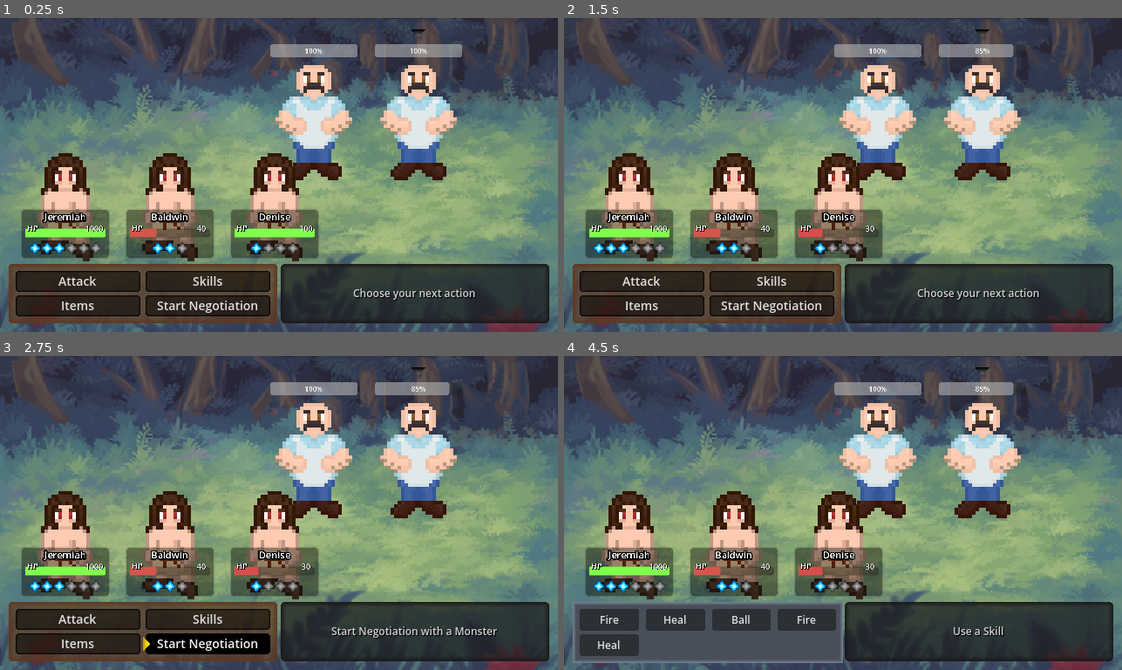
Above: before the commit, frames 1-4 (two rows, left to right).
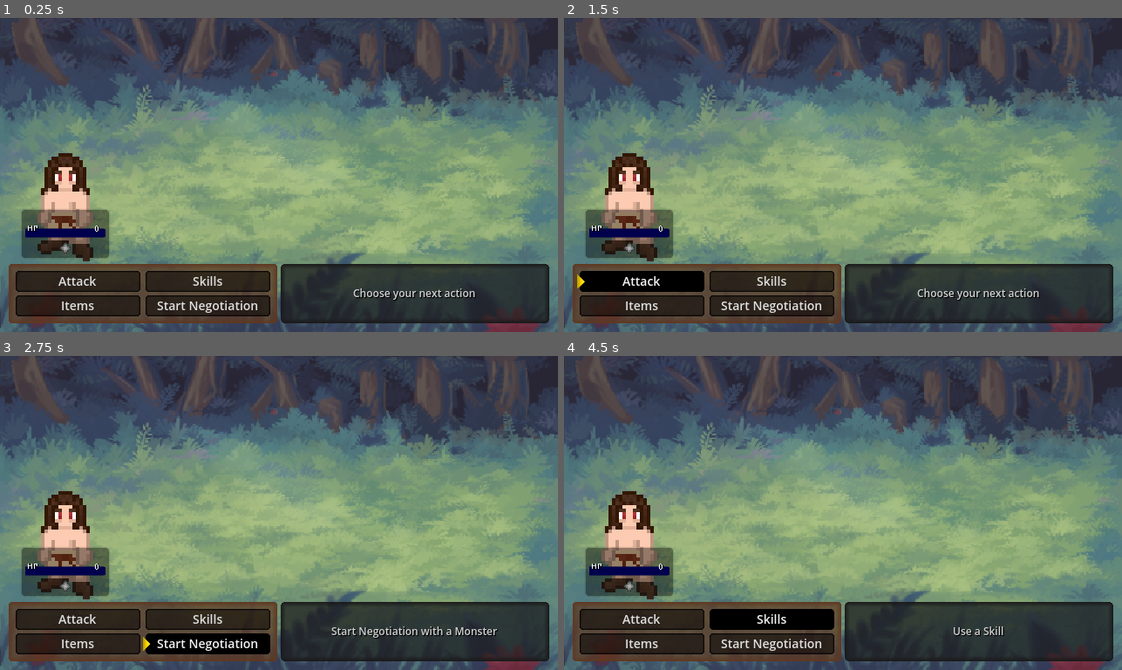
Above: after the commit, the same moments.

Repository: Willi-bot/GameProject
Game: Godot game, scene res://scenes/battle/battle.tscn
Two runs of this game, one before a commit and one after it. Both use one fixed random seed, a clock stepped at 60 frames per second and the inputs below. This scene is started directly instead of the project's main scene.
Inputs (mouse positions are in pixels of both pictures, inside the frame that each line leads up to):
- Up to frame 1 (0.25 s): no input
- Up to frame 2 (1.5 s): click "Attack" at 0.5 s; click (982, 121) at 1.27 s
- Up to frame 3 (2.75 s): click "Start Negotiation" at 2 s
- Up to frame 4 (4.5 s): click "Start Negotiation" at 2.75 s; click "Items" at 3.5 s; click "Skills" at 4.25 s

The runs differ from the first frame. In frame 1, 16% of the frame differs, in the area x 4-83%, y 3-78%; in frame 2, 17%; in frame 3, 15%; in frame 4, 24%, in the area x 1-82%, y 3-98%.
Error after the commit: Attempt to call function 'get_as_text' in base 'null instance' on a null instance. (res://scenes/battle/battle_manager.gd:139)

Commit message:
load battle data from persistent storage.

Diff:
--- a/gameproject/GlobalState.gd
+++ b/gameproject/GlobalState.gd
@@ -1,57 +1,118 @@
 extends Node
 
-@export var current_level: int = 1
-@export var elapsed_time: float = 0.0
-@export var gold: int = 42
-@export var playerName: String = "Jeremy"
-@export var currentHealth: int = 13
-@export var maxHealth: int = 78
-@export var run_in_progress: bool = false
+@export var current_level: int
+@export var elapsed_time: float
+@export var gold: int
+@export var run_in_progress: bool
+@export var player_name: String
+@export var current_hp: int
+@export var max_hp: int
+@export var current_mp: int
+@export var max_mp: int
+@export var agility: int
+@export var damage: int
+
+@export var team = []
+
+var default_state = {
+	"current_level": 1,
+	"elapsed_time": 0.0,
+	"gold": 0,
+	"player_name": "Willbert",
+	"currentHealth": 80,
+	"max_hp": 1200,
+	"current_hp": 1200,
+	"max_mp": 5,
+	"current_mp": 3,
+	"agility": 3,
+	"damage": 120,
+	"run_in_progress": false,
+	"team": [
+		{
+			"name": "Hazard",
+			"max_hp": 300,
+			"current_hp": 300,
+			"max_mp": 5,
+			"current_mp": 5,
+			"damage": 80,
+			"agility": 5,
+			"skills": ["whiplash"],
+			"sprite": "res://creatures/sprites/hazard.png"
+		},
+		{
+			"name": "Meanion",
+			"max_hp": 300,
+			"current_hp": 300,
+			"max_mp": 5,
+			"current_mp": 5,
+			"damage": 80,
+			"agility": 5,
+			"skills": ["whiplash"],
+			"sprite": "res://creatures/sprites/meanion.png"
+		}
+	]
+}
 
 func _ready() -> void:
 	load_state()
 
 func start_new_run() -> void:
+	# Reset global state to default values
+	for key in default_state.keys():
+		self.set(key, default_state[key])
 	get_tree().paused = false
-	current_level = 1
-	elapsed_time = 0.0
 	run_in_progress = true
 	get_tree().change_scene_to_file("res://scenes/overworld/overworld.tscn")
 
-
 func save_state() -> void:
-	var save_data = {
-		"current_level": current_level,
-		"elapsed_time": elapsed_time,
-		"gold": gold,
-		"playerName": playerName,
-		"currentHealth": currentHealth,
-		"maxHealth": maxHealth,
-		"run_in_progress": run_in_progress
-	}
+	var save_data = {}
+	for key in default_state.keys():
+		save_data[key] = self.get(key)
 	var file = FileAccess.open("user://save_game.json", FileAccess.WRITE)
-	if file:
-		file.store_string(JSON.stringify(save_data))
-		file.close()
-		print("File saved successfully", save_data)
+	file.store_string(JSON.stringify(save_data))
+	file.close()
+	print("Succesfully saved state", save_data)
 
 func load_state() -> void:
 	if FileAccess.file_exists("user://save_game.json"):
 		var file = FileAccess.open("user://save_game.json", FileAccess.READ)
-		if file:
-			var json = JSON.new()
-			var result = json.parse(file.get_as_text())
-			var save_data = json.get_data()
-			file.close()
-			current_level = save_data.get("current_level", 1)
-			elapsed_time = save_data.get("elapsed_time", 0.0)
-			gold = save_data.get("gold", 42)
-			playerName = save_data.get("playerName", "Jeremy")
-			currentHealth = save_data.get("currentHealth", 13)
-			maxHealth = save_data.get("maxHealth", 78)
-			run_in_progress = save_data.get("run_in_progress", false)
-			print("State loaded successfully!", save_data)
+		var json = JSON.new()
+		var result = json.parse(file.get_as_text())
+		var save_data = json.get_data()
+		print("Found existing savefile", save_data)
+		file.close()
+		for key in default_state.keys():
+			if key in save_data:
+				self.set(key, save_data[key])
 
-func quit_game():
+func quit_game() -> void:
 	save_state()
 	get_tree().quit()
+
+func overwrite_stats(ally_entities: Array) -> void:
+	var player = ally_entities.pop_front().entity
+
+	max_hp = player["max_hp"]
+	current_hp = player["current_hp"]
+	max_mp = player["max_mp"]
+	current_mp = player["current_mp"]
+	damage = player["damage"]
+	agility = player["agility"]
+
+	team = []
+
+	for team_member in ally_entities:
+		var team_entity = team_member.entity
+
+		team.append({
+			"max_hp": team_entity["max_hp"],
+			"current_hp": team_entity["current_hp"],
+			"max_mp": team_entity["max_mp"],
+			"current_mp": team_entity["current_mp"],
+			"damage": team_entity["damage"],
+			"agility": team_entity["agility"],
+			"sprite": team_entity["sprite"],
+			"skills": team_entity["skills"]
+		})
+
+	save_state()
--- a/gameproject/scenes/battle/battle.tscn
+++ b/gameproject/scenes/battle/battle.tscn
@@ -1,9 +1,8 @@
-[gd_scene load_steps=12 format=3 uid="uid://ddcqmwgt0m5rv"]
+[gd_scene load_steps=11 format=3 uid="uid://ddcqmwgt0m5rv"]
 
 [ext_resource type="Script" path="res://scenes/battle/battle_manager.gd" id="1_a8f3l"]
 [ext_resource type="Theme" uid="uid://b7xxgdb6l1oo8" path="res://scenes/battle/BattleTheme.tres" id="2_7y84o"]
 [ext_resource type="Texture2D" uid="uid://w1gybd0e0wt7" path="res://imgs/Background.png" id="2_ygs6r"]
-[ext_resource type="Texture2D" uid="uid://c16f4sj5ycduf" path="res://imgs/target_icon.png" id="3_gv6ij"]
 [ext_resource type="Texture2D" uid="uid://bc6lonn54lwe7" path="res://imgs/select_cursor.png" id="4_70km2"]
 [ext_resource type="Theme" uid="uid://6y50peg58foq" path="res://BaseTheme.tres" id="6_qhg0e"]
 
@@ -156,16 +155,6 @@
 theme = ExtResource("2_7y84o")
 text = "Choose your next action"
 
-[node name="TargetIcon" type="TextureRect" parent="."]
-z_index = 1
-layout_mode = 0
-offset_right = 32.0
-offset_bottom = 32.0
-scale = Vector2(1.5, 1.5)
-pivot_offset = Vector2(-16, -16)
-texture = ExtResource("3_gv6ij")
-stretch_mode = 2
-
 [node name="SelectLayer" type="CanvasLayer" parent="."]
 
 [node name="SelectIcon" type="TextureRect" parent="SelectLayer"]
--- a/gameproject/scenes/battle/battle_manager.gd
+++ b/gameproject/scenes/battle/battle_manager.gd
@@ -20,7 +20,6 @@
 @onready var skill_button_entity = preload("res://scenes/battle/skill_button.tscn")
 
 @onready var select_icon: TextureRect = $SelectLayer/SelectIcon
-@onready var target_icon : TextureRect = $TargetIcon
 
 @onready var victory_screen: CanvasLayer = $VictoryScreen
 @onready var defeat_screen: CanvasLayer = $DefeatScreen
@@ -35,13 +34,16 @@
 
 var current_turn : Node2D
 var current_turn_idx : int
-var selected_target : int = 0
+var selected_target : Node2D
 
 var enemies_defeated = false
 
 func _ready() -> void:
-	_load_battle_entities(get_enemy_data(), BaseEntity.EntityType.ENEMY, Vector2(480, 120), -120, enemy_battlers)
-	_load_battle_entities(get_player_data(), BaseEntity.EntityType.PLAYER, Vector2(75, 215), 120, ally_battlers)
+	var enemy_data = load_enemy_data()
+	_spawn_enemies(enemy_data, Vector2(480, 120), -120)
+
+	var ally_data = get_player_data()
+	_spawn_allies(ally_data, Vector2(75, 215), 120)
 
 	all_battlers = ally_battlers + enemy_battlers
 	all_battlers.sort_custom(func(a, b): return a.entity.agility > b.entity.agility)
@@ -50,19 +52,35 @@
 	_connect_entities(ally_battlers, _next_turn)
 	_connect_entities(enemy_battlers, _next_turn, _attack_random_ally, _choose_target)
 
-	_position_target_cursor()
 	_setup_skill_box()
 
 	current_turn = all_battlers[current_turn_idx]
 	_update_turn()
 
-
-func _load_battle_entities(data, entity_type, start_pos, offset_x, target_list):
-	var char_pos = start_pos
-	for character_data in data:
-		var character = _add_entity_to_battle(character_data, entity_type, char_pos)
-		char_pos.x += offset_x
-		target_list.append(character)
+	_choose_target(enemy_battlers[0])
+
+func _spawn_enemies(data, start_pos, offset_x):
+	var index = 0
+	var enemy = null
+	for enemy_data in data:
+		enemy_data['list_id'] = index
+		index += 1
+		enemy = _add_enemy_to_battle(enemy_data, start_pos)
+
+		add_child(enemy)
+
+		start_pos.x += offset_x
+		enemy_battlers.append(enemy)
+
+func _spawn_allies(data, start_pos, offset_x):
+	var ally = null
+	for entity_data in data:
+		ally = _add_ally_to_battle(entity_data, start_pos)
+
+		add_child(ally)
+
+		start_pos.x += offset_x
+		ally_battlers.append(ally)
 
 
 func _connect_buttons():
@@ -81,75 +99,78 @@
 			entity.target_enemy.connect(target_callback)
 
 
-func _position_target_cursor():
-	var target = enemy_battlers[selected_target]
-	target_icon.scale = target.scale
-	target_icon.position = target.position
-	var y_offset = target.get_node("CharacterSprite").texture_normal.get_height() / 2
-	target_icon.position.y -= (2 * y_offset / 1.3) * target.scale.y
-
-
 func _setup_skill_box():
 	skill_box.size = $MenuBox.size / 2
 	skill_box.position = $MenuBox.position
 
 
-
 func get_button(name: String) -> Button:
 	return button_box.get_node(name)
 
 
 func get_player_data() -> Array:
 	var player_data: Array = []
-
-	# load dummy data -> replace with some global shit
-	player_data.append({"name": "Jeremiah", "max_hp": 1000, "current_hp": 1000, "max_mp": 5, "current_mp": 3, "damage": 60,
-						"agility": 4, "sprite": "res://imgs/player.png"})
-	player_data.append({"name": "Baldwin", "max_hp": 120, "current_hp": 100, "max_mp": 2, "current_mp": 2, "damage": 30,
-						"agility": 1, "sprite": "res://imgs/player.png"})
-	player_data.append({"name": "Denise", "max_hp": 100, "current_hp": 30, "max_mp": 3, "current_mp": 1, "damage": 100,
-						"agility": 2, "sprite": "res://imgs/player.png"})
+	var data = null
+
+	player_data.append({
+		"name": GlobalState.player_name,
+		"max_hp": GlobalState.max_hp,
+		"current_hp": GlobalState.current_hp,
+		"max_mp": GlobalState.max_mp,
+		"current_mp": GlobalState.current_mp,
+		"damage": GlobalState.damage,
+		"agility": GlobalState.agility,
+		"sprite": "res://imgs/player.png"
+	})
+
+	for member in GlobalState.team:
+		data = {}
+		for key in member.keys():
+			data[key] = member[key]
+		player_data.append(data)
+
+	print("Sucesfully loaded player_data", player_data)
 
 	return player_data
 
-
-func get_enemy_data() -> Array:
-	var enemy_data: Array = []
-
-	enemy_data.append({"name": "Gooner", "max_hp": 400, "current_hp": 400, "max_mp": 5, "current_mp": 3, "damage": 70,
-					   "agility": 3, "sprite": "res://imgs/enemy.png"})
-	enemy_data.append({"name": "Gooner 2", "max_hp": 300, "current_hp": 300, "max_mp": 5, "current_mp": 3, "damage": 80,
-					   "agility": 5, "sprite": "res://imgs/enemy.png"})
+func load_enemy_data() -> Array:
+	var file = FileAccess.open("res://creatures/creatures_data.json", FileAccess.READ)
+	var json = JSON.new()
+	var result = json.parse(file.get_as_text())
+	var enemy_data = json.get_data()
 
 	return enemy_data
 
 
-func _add_entity_to_battle(character, type, pos) -> Node2D:
-	var instance = null
-	var sprite = null
-
-	if type == BaseEntity.EntityType.PLAYER:
-		instance = player_scene.instantiate()
-		sprite = instance.get_node("CharacterSprite")
-		sprite.texture = load(character["sprite"])
-	else:
-		instance = enemy_scene.instantiate()
-		sprite = instance.get_node("CharacterSprite")
-		sprite.texture_normal = load(character["sprite"])
+func _add_enemy_to_battle(character, pos) -> Node2D:
+	var instance = enemy_scene.instantiate()
+	var sprite = instance.get_node("CharacterSprite")
+	sprite.texture_normal = load(character["sprite"])
 
 	for key in character.keys():
 		instance.entity.set(key, character[key])
-		instance.entity.type = type
-
+
+	instance.entity.type = BaseEntity.EntityType.ENEMY
 	instance.position = pos
 
-	add_child(instance)
-
 	return instance
 
+func _add_ally_to_battle(character, pos) -> Node2D:
+	var instance = player_scene.instantiate()
+	var sprite = instance.get_node("CharacterSprite")
+	sprite.texture = load(character["sprite"])
+
+	for key in character.keys():
+		instance.entity.set(key, character[key])
+
+	instance.entity.type = BaseEntity.EntityType.PLAYER
+	instance.position = pos
+
+	return instance
+
 
 func _attack_enemy() -> void:
-	var target = enemy_battlers[selected_target]
+	var target = selected_target
 	current_turn.entity.start_attacking(target)
 
 	if(target.entity.current_hp == 0):
@@ -202,16 +223,11 @@
 	print("Choosing an item")
 
 
-func _choose_target(target: int) -> void:
+func _choose_target(target: Node2D) -> void:
+	if selected_target:
+		selected_target.target_icon.hide()
 	selected_target = target
-
-	# position target cursor
-	var target_position = enemy_battlers[selected_target].position
-	var icon_scale = enemy_battlers[selected_target].scale
-	target_icon.scale = icon_scale
-	target_icon.position = target_position
-	var y_offset = enemy_battlers[selected_target].get_node("CharacterSprite").texture_normal.get_height() / 2
-	target_icon.position.y -= (2 * y_offset / 1.3) * icon_scale.y
+	selected_target.target_icon.show()
 
 
 func _choose_neg_target() -> void:
@@ -255,12 +271,12 @@
 	remove_child(enemy)
 
 	if(enemy_battlers.size() == 0):
-		target_icon.hide()
 		victory_screen.show()
 		get_tree().paused = true
 		return
 
-	_choose_target(enemy_index - 1)
+	_choose_target(enemy_battlers[enemy_index - 1])
+
 
 func process_ally_death(ally):
 	var ally_index = ally_battlers.find(ally)
@@ -321,12 +337,10 @@
 	info_text.text = "Choose your next action"
 
 func _on_continue_game_pressed() -> void:
-	# TODO: Process battle results here
-	GlobalState.current_level += 1
-
+	GlobalState.overwrite_stats(ally_battlers)
 	get_tree().paused = false
 	get_tree().change_scene_to_file("res://scenes/overworld/overworld.tscn")
-
+	#queue_free()
 
 func _on_quit_game_pressed() -> void:
 	GlobalState.quit_game()
--- a/gameproject/scenes/entities/base_entity.gd
+++ b/gameproject/scenes/entities/base_entity.gd
@@ -16,6 +16,7 @@
 @export var damage : int
 @export var agility : int
 @export var skills : Array[Resource] = []
+@export var sprite: String
 
 signal turn_ended
 signal health_changed
--- a/gameproject/scenes/entities/enemy_entity.gd
+++ b/gameproject/scenes/entities/enemy_entity.gd
@@ -5,8 +5,7 @@
 
 @onready var health_bar: ProgressBar = $HealthBar
 @onready var sprite: TextureButton = $CharacterSprite
-
-@export var list_id: int
+@onready var target_icon: TextureRect = $TargetIcon
 
 signal deal_damage
 signal target_enemy(id: int)
@@ -27,7 +26,6 @@
 func _process(delta: float) -> void:
 	pass
 
-
 func start_turn() -> void:
 	deal_damage.emit()
 
@@ -36,4 +34,4 @@
 	health_bar.value = entity.current_hp
 
 func _on_character_sprite_pressed() -> void:
-	target_enemy.emit(list_id)
+	target_enemy.emit(self)
--- a/gameproject/scenes/entities/enemy_entity.tscn
+++ b/gameproject/scenes/entities/enemy_entity.tscn
@@ -1,8 +1,9 @@
-[gd_scene load_steps=5 format=3 uid="uid://b2v7h066l6yr7"]
+[gd_scene load_steps=6 format=3 uid="uid://b2v7h066l6yr7"]
 
 [ext_resource type="Script" path="res://scenes/entities/enemy_entity.gd" id="1_nhv1i"]
 [ext_resource type="Script" path="res://scenes/entities/base_entity.gd" id="2_7b6xd"]
-[ext_resource type="Texture2D" uid="uid://87tml07ye78n" path="res://imgs/enemy.png" id="3_3fv5r"]
+[ext_resource type="Texture2D" uid="uid://daxks0gv1u1nt" path="res://creatures/sprites/meanion.png" id="3_gtup3"]
+[ext_resource type="Texture2D" uid="uid://c16f4sj5ycduf" path="res://imgs/target_icon.png" id="3_vrd0d"]
 
 [sub_resource type="Resource" id="Resource_efdqj"]
 script = ExtResource("2_7b6xd")
@@ -15,31 +16,36 @@
 damage = 0
 agility = 0
 skills = Array[Resource]([])
+sprite = ""
 
 [node name="EnemyEntity" type="Node2D" groups=["EnemyEntity"]]
 scale = Vector2(0.5, 0.5)
 script = ExtResource("1_nhv1i")
 entity = SubResource("Resource_efdqj")
 
+[node name="TargetIcon" type="TextureRect" parent="."]
+visible = false
+z_index = 1
+offset_left = -32.0
+offset_top = -210.0
+offset_bottom = -178.0
+scale = Vector2(2, 2)
+size_flags_horizontal = 0
+texture = ExtResource("3_vrd0d")
+stretch_mode = 2
+
 [node name="CharacterSprite" type="TextureButton" parent="."]
-anchors_preset = 8
-anchor_left = 0.5
-anchor_top = 0.5
-anchor_right = 0.5
-anchor_bottom = 0.5
-offset_left = -96.0
-offset_top = -132.0
-offset_right = 96.0
-offset_bottom = 132.0
-grow_horizontal = 2
-grow_vertical = 2
-texture_normal = ExtResource("3_3fv5r")
+offset_left = -128.0
+offset_top = -128.0
+size_flags_horizontal = 0
+size_flags_vertical = 4
+texture_normal = ExtResource("3_gtup3")
 
 [node name="HealthBar" type="ProgressBar" parent="."]
 custom_minimum_size = Vector2(200, 0)
 offset_left = -100.0
-offset_top = -180.0
+offset_top = -160.0
 offset_right = 100.0
-offset_bottom = -150.0
+offset_bottom = -130.0
 
 [connection signal="pressed" from="CharacterSprite" to="." method="_on_character_sprite_pressed"]
--- a/gameproject/scenes/entities/player_entity.gd
+++ b/gameproject/scenes/entities/player_entity.gd
@@ -15,7 +15,6 @@
 	print("Read called")
 	entity = entity.duplicate()
 
-	entity.current_hp = entity.max_hp
 	entity.health_changed.connect(_update_health_indicator)
 	#entity.mana_changed.connect(_update_mana_indicator)
 
--- a/gameproject/scenes/entities/player_entity.tscn
+++ b/gameproject/scenes/entities/player_entity.tscn
@@ -16,6 +16,7 @@
 damage = 0
 agility = 0
 skills = Array[Resource]([])
+sprite = ""
 
 [sub_resource type="StyleBoxFlat" id="StyleBoxFlat_efpqj"]
 content_margin_left = 8.0
--- a/gameproject/scenes/main_menu/main_menu.gd
+++ b/gameproject/scenes/main_menu/main_menu.gd
@@ -2,15 +2,11 @@
 
 @onready var continueBtn: Button = $PanelContainer/VBoxContainer/Continue
 
-
-# Called when the node enters the scene tree for the first time.
 func _ready() -> void:
-
 	if GlobalState.run_in_progress == false:
 		continueBtn.visible = false
 
 
-# Called every frame. 'delta' is the elapsed time since the previous frame.
 func _process(delta: float) -> void:
 	pass
 
--- a/gameproject/scenes/overworld/menu_bar.gd
+++ b/gameproject/scenes/overworld/menu_bar.gd
@@ -24,7 +24,7 @@
 	level_label.text = "%02d" % [GlobalState.current_level]
 
 func set_player_name() -> void:
-	player_name.text = GlobalState.playerName
+	player_name.text = GlobalState.player_name
 
 func update_health_label() -> void:
-	health_label.text = str(GlobalState.currentHealth).pad_zeros(2) + "/" + str(GlobalState.maxHealth).pad_zeros(2)
+	health_label.text = str(GlobalState.current_hp).pad_zeros(2) + "/" + str(GlobalState.max_hp).pad_zeros(2)
--- a/gameproject/scenes/overworld/pause/pause_menu.gd
+++ b/gameproject/scenes/overworld/pause/pause_menu.gd
@@ -18,19 +18,15 @@
 
 	animation.play("blur")
 
-
 func _on_resume_pressed() -> void:
 	resume()
 
 func _on_restart_pressed() -> void:
-	resume()
-	get_tree().reload_current_scene()
+	GlobalState.start_new_run()
 
 
 func _on_quit_pressed() -> void:
-	GlobalState.save_state()
-	get_tree().quit()
-
+	GlobalState.quit_game()
 
 func _on_close_pressed() -> void:
 	resume()
Not shown, changed: Sprites/Hazard.xcf
Not shown, changed: Sprites/Meanion.xcf
Not shown, changed: Sprites/lonely_shadow.xcf
